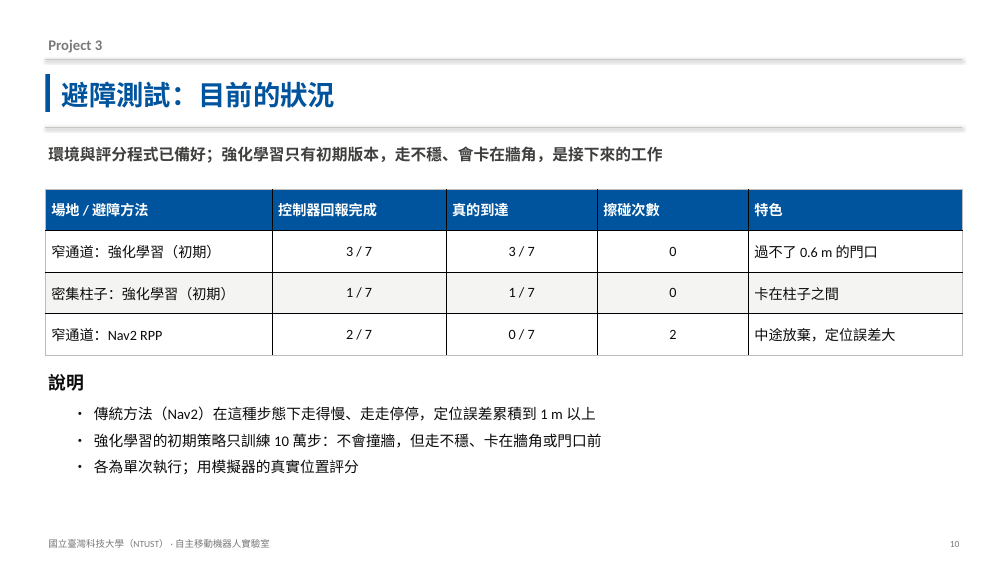
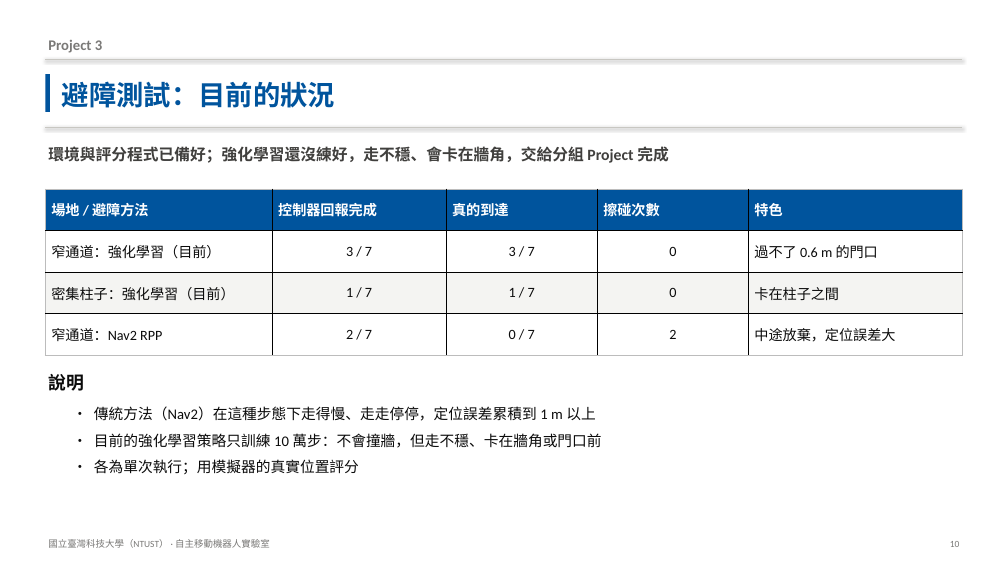
Before and after one commit to Anny1007/dogzilla-s1-sim, a slide deck: slide 10 of docs/DOGZILLA_專案簡報.pptx. Drawn at 1008x567 pixels with LibreOffice and Linux fonts; fonts in the diff are those of the drawing. Boxes give left, top, right and bottom in pixels: in the first picture for what was removed or moved away, otherwise in the second. Text is boxed around its words. In the diff, an @@ line names an element or a change of style, - is before the commit and + after.

```diff
--- a/docs/DOGZILLA_專案簡報.pptx
+++ b/docs/DOGZILLA_專案簡報.pptx
@@ text at <box>48,146,668,163</box>: text changed @@
-環境與評分程式已備好；強化學習只有初期版本，走不穩、會卡在牆角，是接下來的工作
+環境與評分程式已備好；強化學習還沒練好，走不穩、會卡在牆角，交給分組 Project 完成
@@ table at <box>45,189,963,355</box> @@
-row 2, column 1: 窄通道：強化學習（初期）
+row 2, column 1: 窄通道：強化學習（目前）
-row 3, column 1: 密集柱子：強化學習（初期）
+row 3, column 1: 密集柱子：強化學習（目前）
@@ text at <box>94,433,601,448</box>: text changed @@
-• 強化學習的初期策略只訓練 10 萬步：不會撞牆，但走不穩、卡在牆角或門口前
+• 目前的強化學習策略只訓練 10 萬步：不會撞牆，但走不穩、卡在牆角或門口前
```
Also in this commit, not shown: 2 other slides changed, 1 other file.
